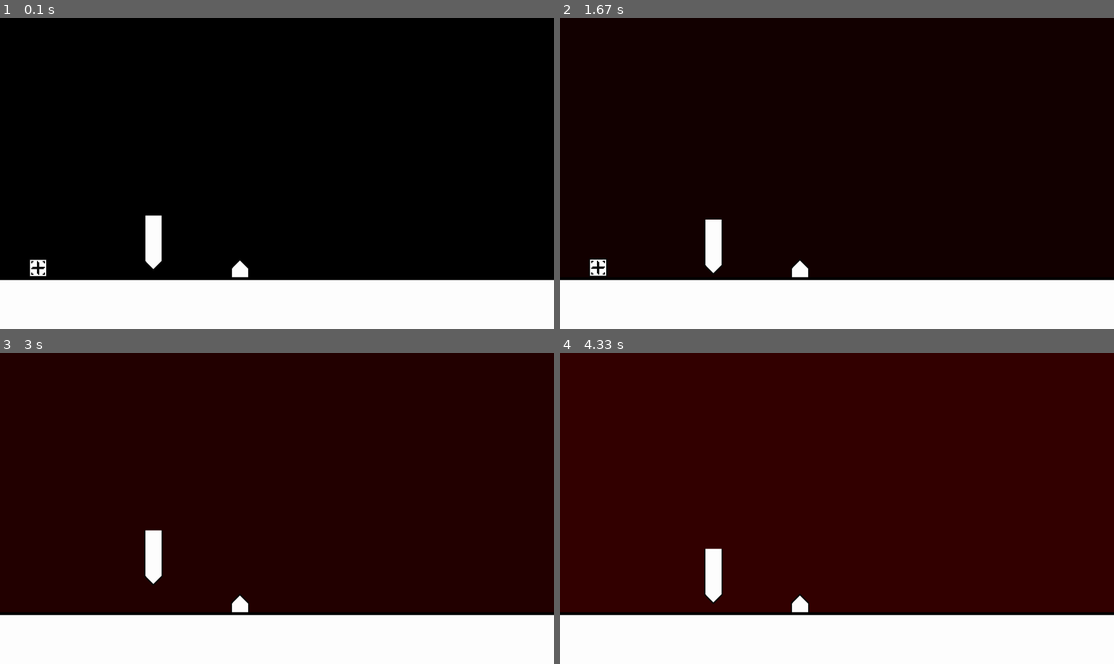
Above: before the commit, frames 1-4 (two rows, left to right).
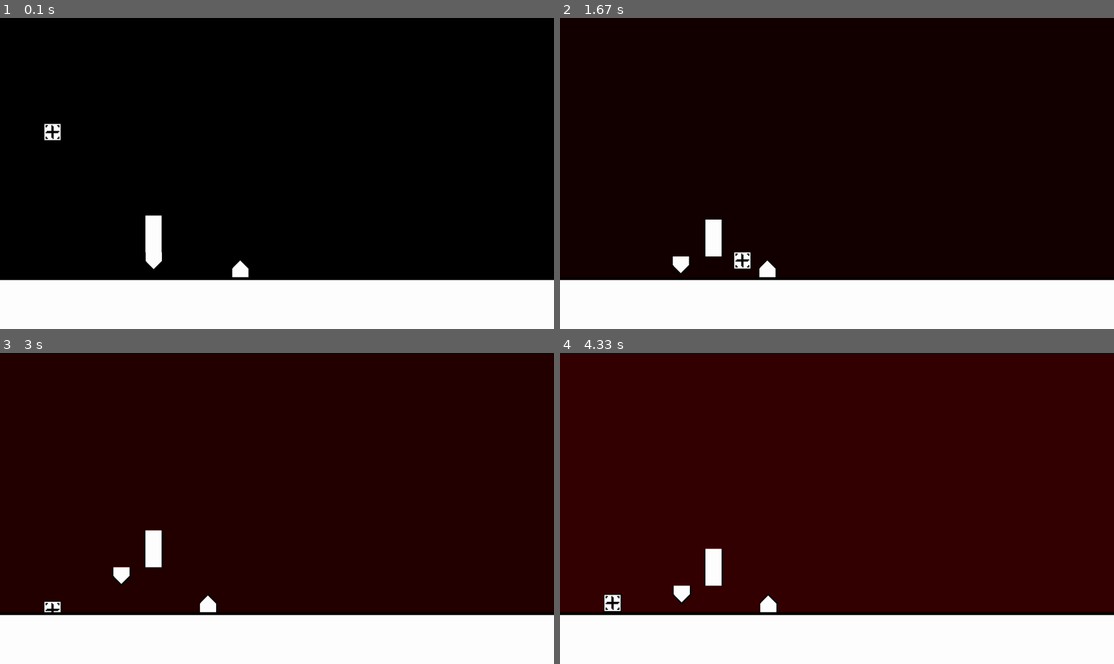
Above: after the commit, the same moments.

Repository: MakerBox-NZ/pygame_trukavev2
Game: pygame game, started from Gam e.py
Same seed, same stepped clock (60 frames per second), same inputs: the game is played once before the commit and once after it.
Inputs:
- Up to frame 1 (0.1 s): no input
- Up to frame 2 (1.67 s): hold D 0.33-0.8 s; hold W 0.83-1.13 s; hold D 1.17-1.63 s
- Up to frame 3 (3 s): hold A 1.67-2.2 s; hold S 2.23-2.53 s; hold A 2.57-2.97 s
- Up to frame 4 (4.33 s): hold W 3-3.37 s; hold D 3.4-4.03 s; hold S from 4.07 s (still down)

The runs differ from the first frame. In frame 1, 0.3% of the frame differs, in the area x 5-45%, y 33-84%; in frame 2, 0.8%; in frame 3, 0.7%; in frame 4, 0.8%, in the area x 7-45%, y 74-84%.

Commit message:
Added scrolling!
Also attempted to add the ablity to jump while in the air.

Diff:
--- a/Gam e.py
+++ b/Gam e.py
@@ -44,9 +44,10 @@
         self.rect.y = nextY
 
         #gravity
-        if self.collide_delta < 6 and self.jump_delta < 6:
+        #self.collide_delta < 7 and
+        if self.jump_delta < 10:
             self.jump_delta = 6*2
-            self.momentumY -=33 #jump height
+            self.momentumY -=50 #jump height
 
             self.collide_delta +=6
             self.jump_delta += 6
@@ -79,7 +80,7 @@
         self.jump_delta = 0
 
     def gravity(self):
-        self.momentumY += 2
+        self.momentumY += 1
 
         if self.rect.y > 1003 and self.momentumY>= 0:
             self.momentumY = 0
@@ -216,6 +217,8 @@
 movingsprites = pygame.sprite.Group()
 movingsprites.add(player)
 movesteps = 5
+forwardX = 600
+backwardX = 150
 
 #enemy code
 enemy = Enemy(500,836, 'enemy.png')
@@ -267,6 +270,23 @@
             if event.key == ord('d'):
                 print("Right")
                 player.control(movesteps, 0)
+        #scroll forward
+        if player.rect.x >= forwardX:
+            scroll = player.rect.x - forwardX
+            player.rect.x = forwardX
+            for static in static_list:
+                static.rect.x -= scroll
+            for enemy in enemy_list:
+                enemy.rect.x -= scroll
+        #scroll backward
+        if player.rect.x <= backwardX:
+            scroll = min(1, (backwardX - player.rect.x))
+            player.rect.x = backwardX
+            for static in static_list:
+                static.rect.x += scroll
+            for enemy in enemy_list:
+                enemy.rect.x += scroll
+
     if redin:
         a += 0.1
     elif redde:
